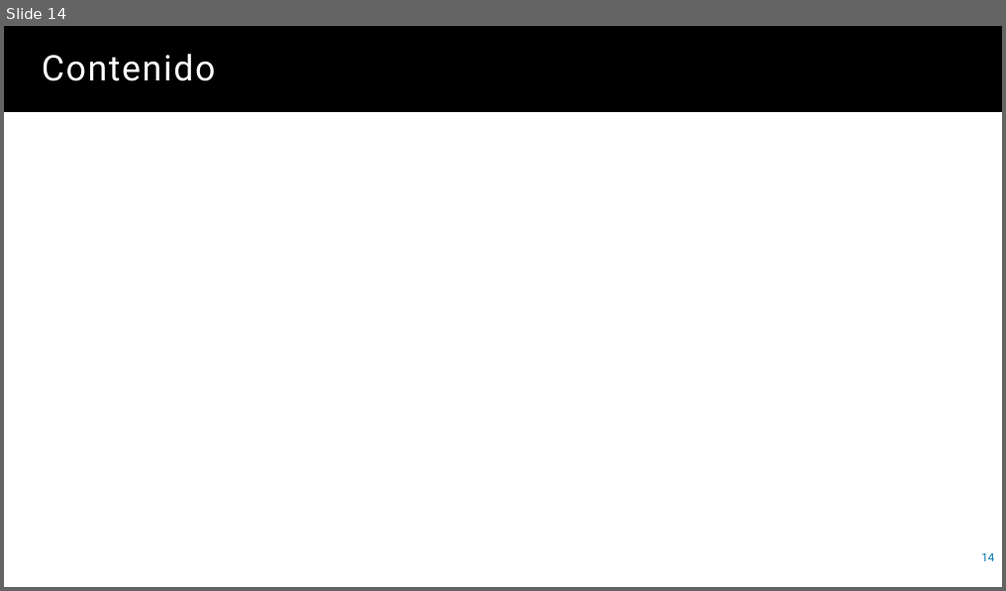
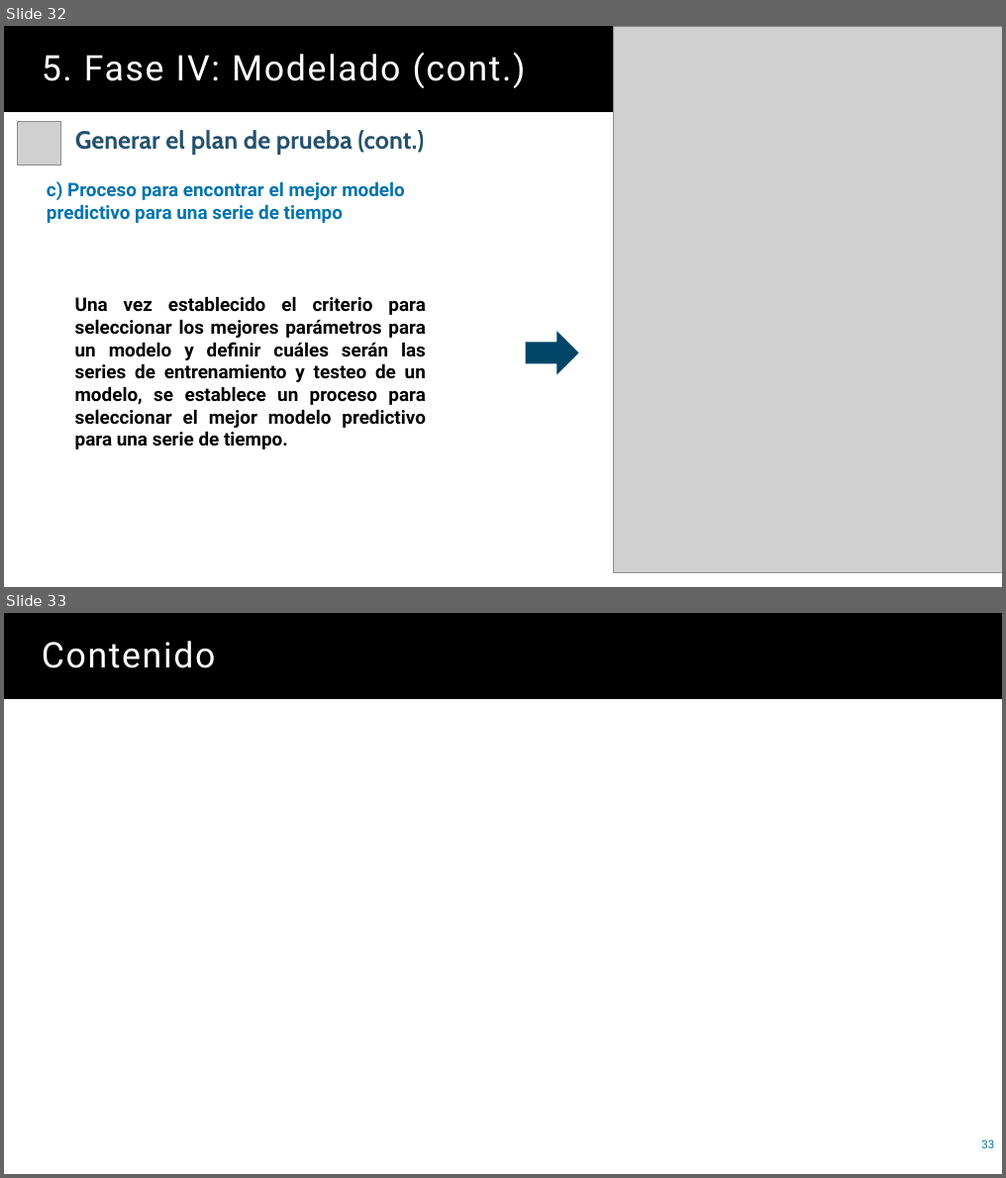
Before and after one commit to juanbo-prueba/leergit, a slide deck: Presentacion.pptx. Shown one above the other, each under a label of ours: slide 14 before the commit, slides 32 and 33 after it. The pictures are 1006x591 and 1006x1178 pixels, drawn with LibreOffice and Linux fonts; fonts in the diff are those of the drawing; grey boxes stand for pictures. Boxes give left, top, right and bottom in pixels: in the first picture for what was removed or moved away, otherwise in the second. Text is boxed around its words. In the diff, an @@ line names an element or a change of style, - is before the commit and + after.

```diff
--- a/Presentacion.pptx
+++ b/Presentacion.pptx
@@ slide 32 added at [4,26,1002,587], background #FFFFFF @@
@@ title added at [4,26,1002,112], fill #000000, 34 pt, text #FFFFFF @@
+5. Fase IV: Modelado (cont.)
@@ picture added at [614,26,1002,573] @@
@@ picture added at [17,122,60,166] @@
@@ text added at [75,130,424,155], 24 pt, text #25516C, bold @@
+Generar el plan de prueba (cont.)
@@ text added at [47,181,405,223], 18 pt, text #0074AF, bold @@
+c) Proceso para encontrar el mejor modelo predictivo para una serie de tiempo
@@ text added at [75,296,426,450], 18 pt, text #000000, bold @@
+Una vez establecido el criterio para seleccionar los mejores parámetros para un modelo y definir cuáles serán las series de entrenamiento y testeo de un modelo, se establece un proceso para seleccionar el mejor modelo predictivo para una serie de tiempo.
@@ right arrow added at [526,332,578,373], fill #004568, outline #004568 1 pt @@
@@ what was slide 14 is now slide 33 @@
@@ page number at [981,1140,994,1149]: text changed @@
-14
+33
```
Also in this commit, not shown: 18 other slides added.
